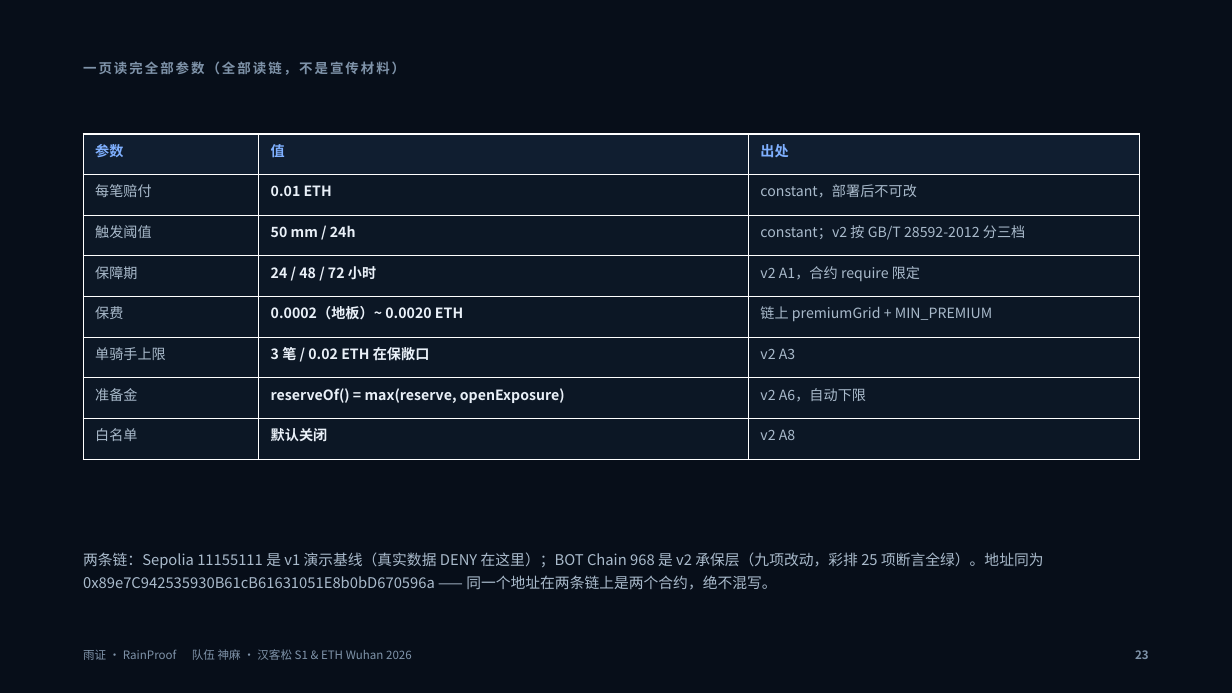
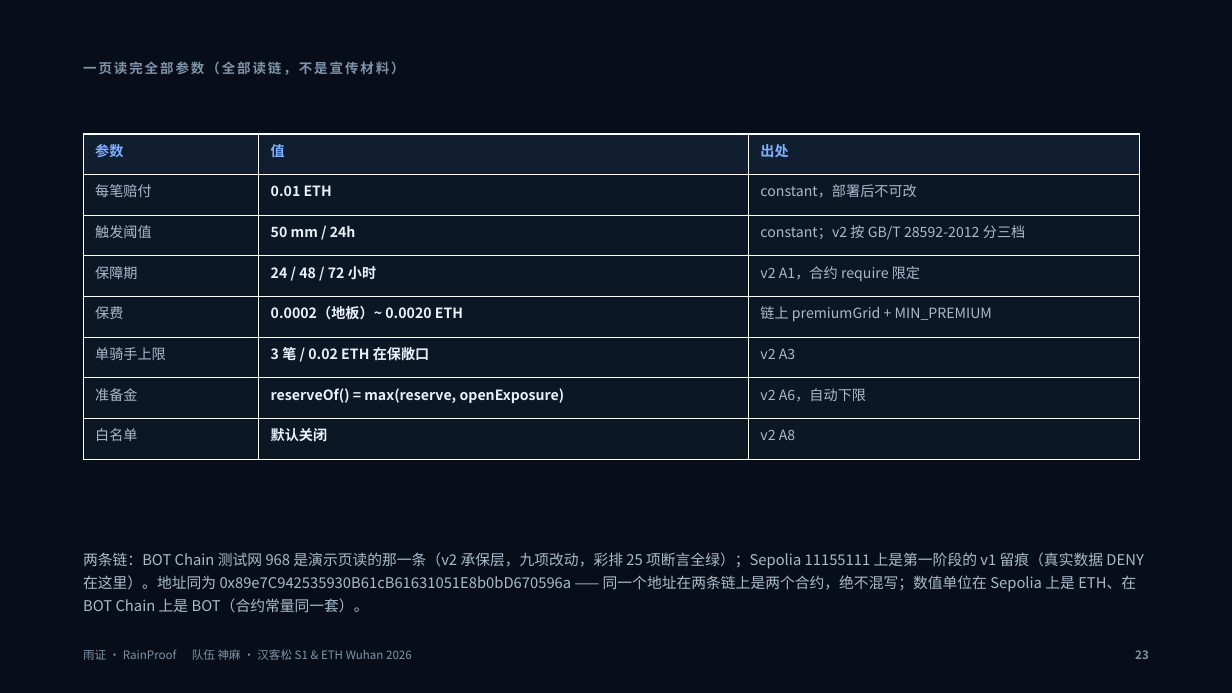
Before and after one commit to juice-butterfly/rainproof, a slide deck: slide 23 of 提交材料/雨证-路演PPT.pptx. Drawn at 1232x693 pixels with LibreOffice and Linux fonts; fonts in the diff are those of the drawing. Boxes give left, top, right and bottom in pixels: in the first picture for what was removed or moved away, otherwise in the second. Text is boxed around its words. In the diff, an @@ line names an element or a change of style, - is before the commit and + after.

Commit message:
[A] 存证截图全部按 968 新界面重拍（8 张 + 机器断言报告）；PPT 演示页换新图、参数页口径改 968；证据 README 更新

```diff
--- a/提交材料/雨证-路演PPT.pptx
+++ b/提交材料/雨证-路演PPT.pptx
@@ text at bbox=[83, 552, 1143, 612]: text changed @@
-两条链：Sepolia 11155111 是 v1 演示基线（真实数据 DENY 在这里）；BOT Chain 968 是 v2 承保层（九项改动，彩排 25 项断言全绿）。地址同为 0x89e7C942535930B61cB61631051E8b0bD670596a —— 同一个地址在两条链上是两个合约，绝不混写。
+两条链：BOT Chain 测试网 968 是演示页读的那一条（v2 承保层，九项改动，彩排 25 项断言全绿）；Sepolia 11155111 上是第一阶段的 v1 留痕（真实数据 DENY 在这里）。地址同为 0x89e7C942535930B61cB61631051E8b0bD670596a —— 同一个地址在两条链上是两个合约，绝不混写；数值单位在 Sepolia 上是 ETH、在 BOT Chain 上是 BOT（合约常量同一套）。
```
Also in this commit, not shown: 1 other slide changed, 13 other files.
